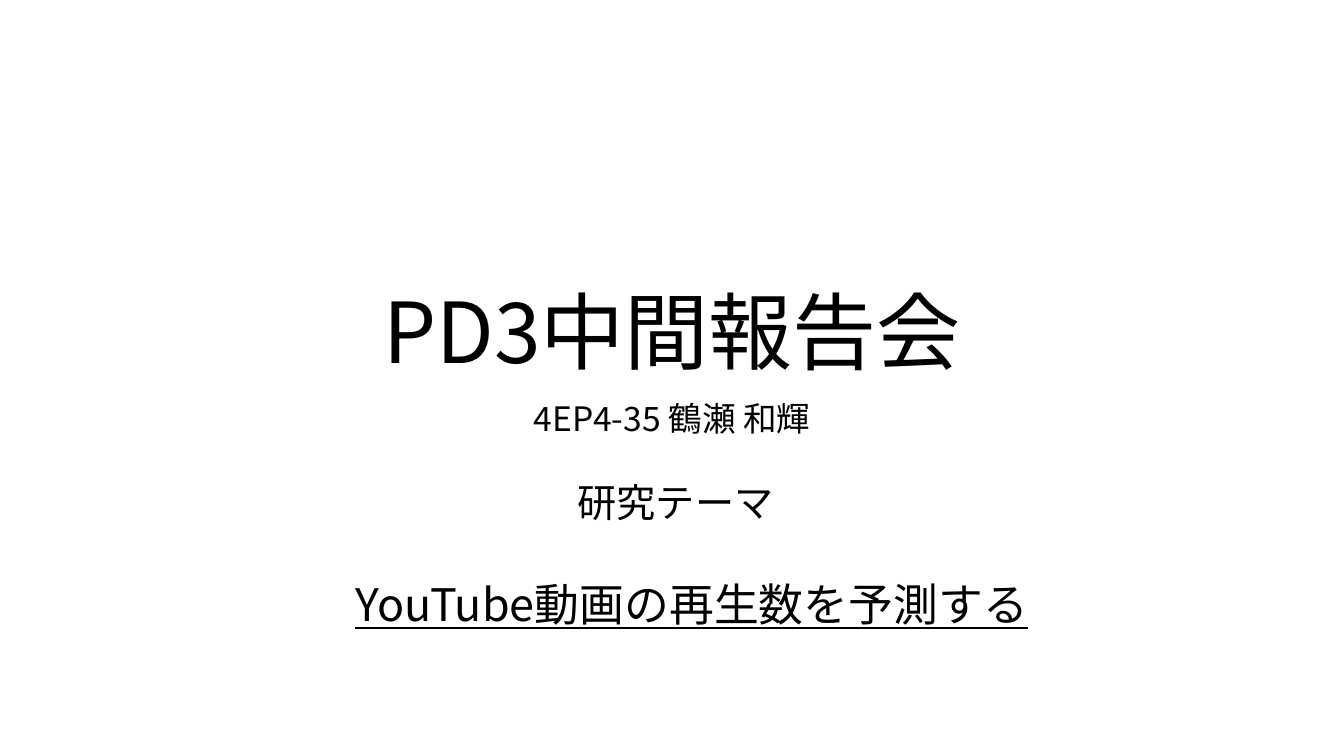
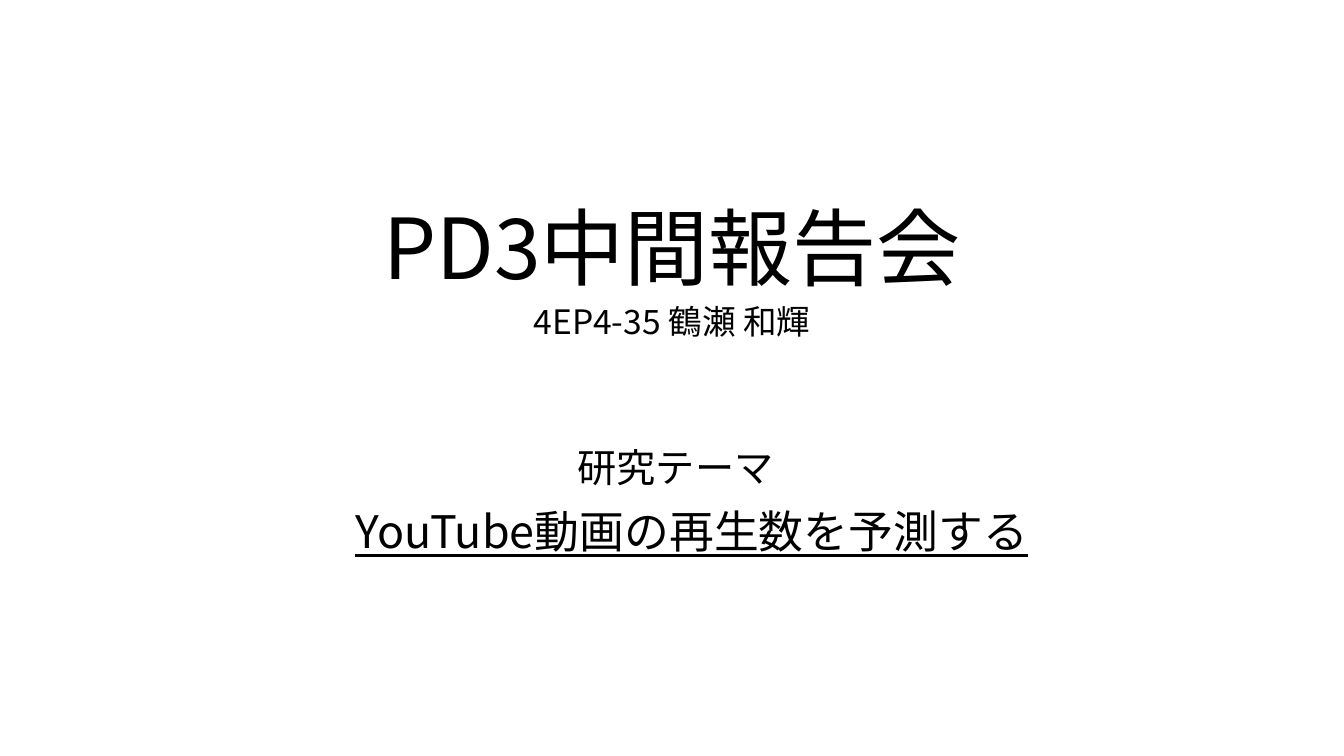
Before and after one commit to tsuru-kazu/research, a slide deck: slide 1 of docs/PD3_interim_report.pptx. Drawn at 1344x756 pixels with LibreOffice and Linux fonts; fonts in the diff are those of the drawing. Boxes give left, top, right and bottom in pixels: in the first picture for what was removed or moved away, otherwise in the second. Text is boxed around its words. In the diff, an @@ line names an element or a change of style, - is before the commit and + after.

```diff
--- a/docs/PD3_interim_report.pptx
+++ b/docs/PD3_interim_report.pptx
@@ title "PD3中間報告会": place and size @@
-title "PD3中間報告会" at box(383, 292, 961, 371)
+title "PD3中間報告会" at box(383, 208, 961, 287)
@@ subtitle "4EP4-35 鶴瀬 和輝": place and size @@
-subtitle "4EP4-35 鶴瀬 和輝" at box(534, 403, 810, 434)
+subtitle "4EP4-35 鶴瀬 和輝" at box(534, 306, 810, 337)
@@ text "研究テーマ": place and size @@
-text "研究テーマ" at box(578, 484, 774, 520)
+text "研究テーマ" at box(578, 449, 774, 485)
@@ text "YouTube動画の再生数を予測する": place and size @@
-text "YouTube動画の再生数を予測する" at box(355, 583, 1027, 629)
+text "YouTube動画の再生数を予測する" at box(355, 510, 1027, 557)
```
Also in this commit, not shown: 5 other slides changed, 3 slides added, 3 other files.
